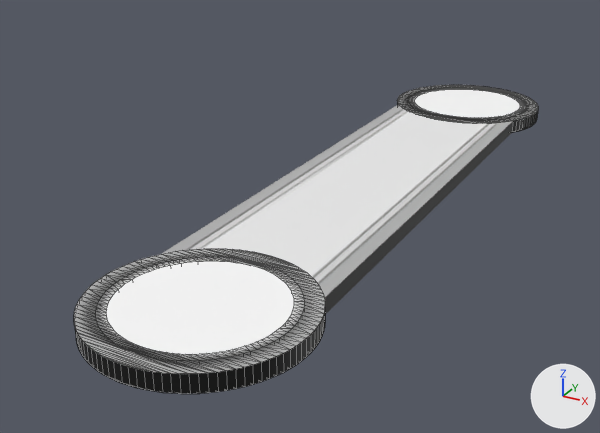
A saved change to the FBX model Assets/Environment/Exports/Stage 01B.fbx.
Rendered twice from a camera (50 mm lens) standing at (4.17, -9.57, 3.94) and looking at (-0.66, -0.79, -0.45). The lights are fixed; the arrows at lower right show +X, +Y and +Z. Mesh edges are drawn as thin lines on the coarser meshes. Where no turn or scale is listed for an object, it has been applied to the vertices.
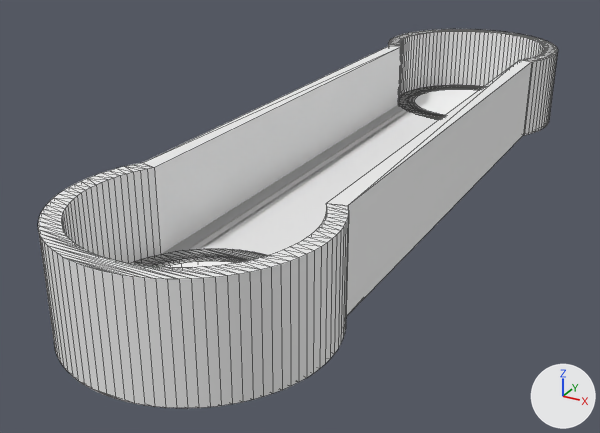
Commit message: updated stage 1 models with walls

What differs and where, as boxes (x1, y1, x2, y2) in the pictures (600 x 433 px):
'Mesh4', added
    after: (38, 29, 558, 408)
'Mesh2', unchanged, covered by the edit
    before: (74, 249, 325, 394)
    after: (131, 249, 266, 267)

What the commit changed:
Material 'Wall_Mat' (mat_wall_mat) is new.
Its base color is (0.886, 0.886, 0.886) (white #f2f2f2).
Its roughness is 0.553.
Mesh me_mesh_003 is new.
It has 536 vertices, 804 faces and spans x -1.38..1.38, y -5.32..5.32, z -0.2..0.98.
It uses material mat_wall_mat (white #f2f2f2).
Object 'Mesh4' (ob_mesh4) is new; it shows me_mesh_003.
Its location is (0.0, 0.0, 0.0).
